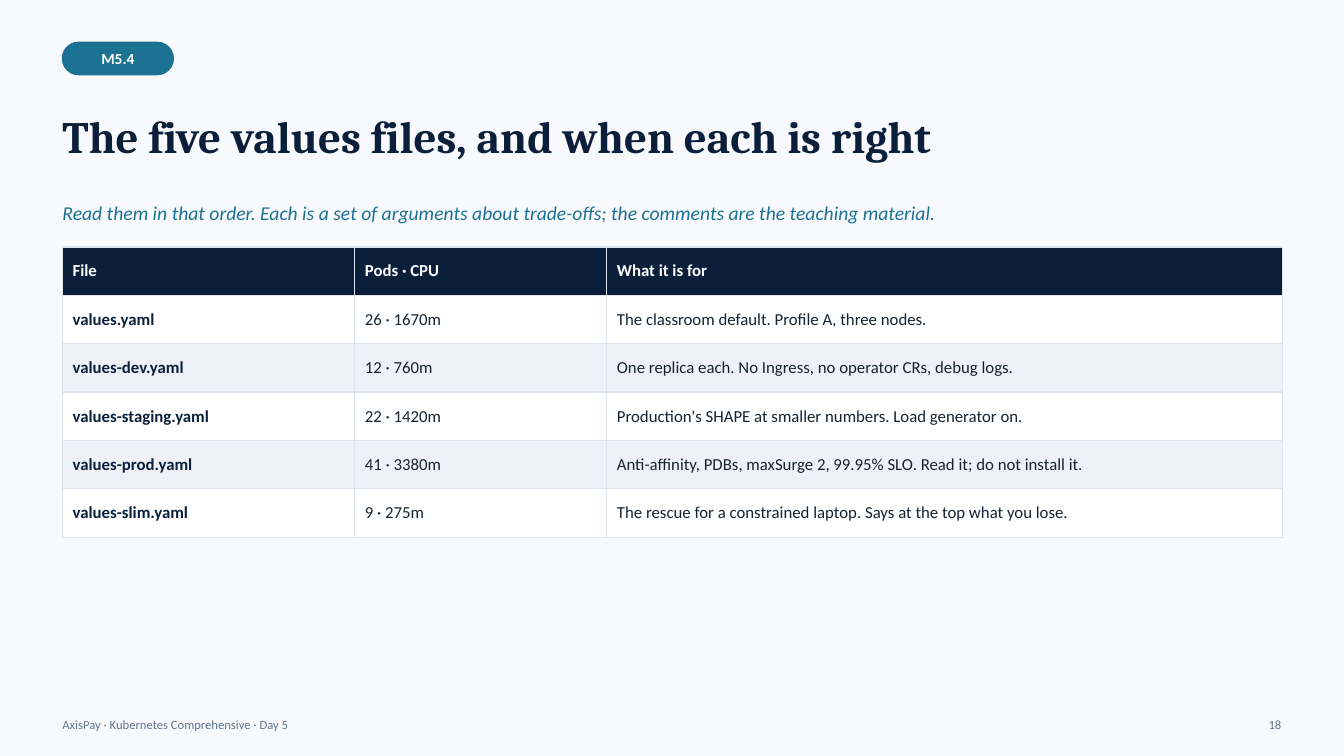
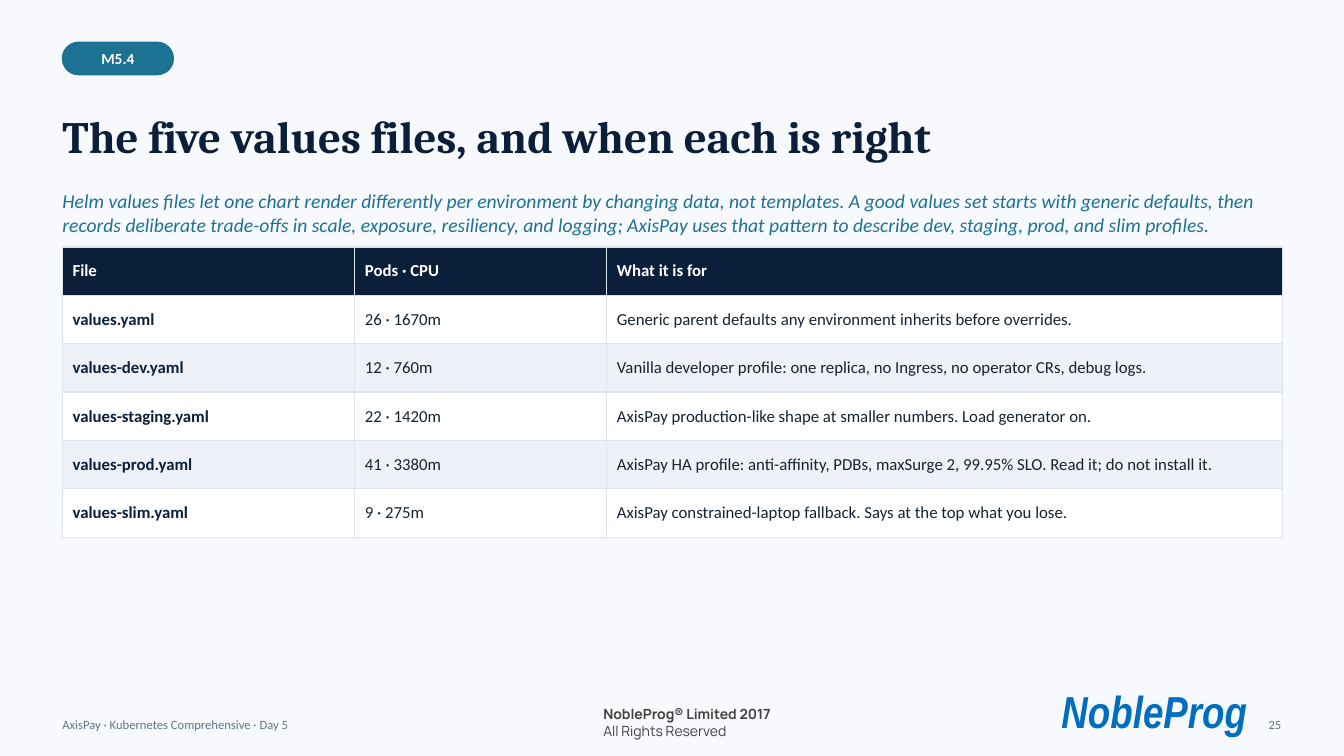
Before and after one commit to kumbulanit/kubernetescompr, a slide deck: slide 25 of days/day5/AxisPay-K8s-Day5.pptx (slide 18 before the commit). Drawn at 1344x756 pixels with LibreOffice and Linux fonts; fonts in the diff are those of the drawing; background and template pictures are left out. Boxes give left, top, right and bottom in pixels: in the first picture for what was removed or moved away, otherwise in the second. Text is boxed around its words. In the diff, an @@ line names an element or a change of style, - is before the commit and + after.

```diff
--- a/days/day5/AxisPay-K8s-Day5.pptx
+++ b/days/day5/AxisPay-K8s-Day5.pptx
@@ text at (x1=62, y1=194, x2=1253, y2=236): text changed @@
-Read them in that order. Each is a set of arguments about trade-offs; the comments are the teaching material.
+Helm values files let one chart render differently per environment by changing data, not templates. A good values set starts with generic defaults, then records deliberate trade-offs in scale, exposure, resiliency, and logging; AxisPay uses that pattern to describe dev, staging, prod, and slim profiles.
@@ table at (x1=63, y1=247, x2=1282, y2=525) @@
-row 2, column 3: The classroom default. Profile A, three nodes.
+row 2, column 3: Generic parent defaults any environment inherits before overrides.
-row 3, column 3: One replica each. No Ingress, no operator CRs, debug logs.
+row 3, column 3: Vanilla developer profile: one replica, no Ingress, no operator CRs, debug logs.
-row 4, column 3: Production's SHAPE at smaller numbers. Load generator on.
+row 4, column 3: AxisPay production-like shape at smaller numbers. Load generator on.
-row 5, column 3: Anti-affinity, PDBs, maxSurge 2, 99.95% SLO. Read it; do not install it.
+row 5, column 3: AxisPay HA profile: anti-affinity, PDBs, maxSurge 2, 99.95% SLO. Read it; do not install it.
-row 6, column 3: The rescue for a constrained laptop. Says at the top what you lose.
+row 6, column 3: AxisPay constrained-laptop fallback. Says at the top what you lose.
@@ text added at (x1=603, y1=708, x2=771, y2=740), 10 pt, text #414141, bold @@
+NobleProg® Limited 2017
+All Rights Reserved
@@ text added at (x1=1061, y1=695, x2=1247, y2=737), 32 pt, text #006EBE, bold, italic @@
+NobleProg
@@ text at (x1=1269, y1=721, x2=1282, y2=729): text changed @@
-18
+25
```
Also in this commit, not shown: 35 other slides changed, 7 slides added, 27 other files.
